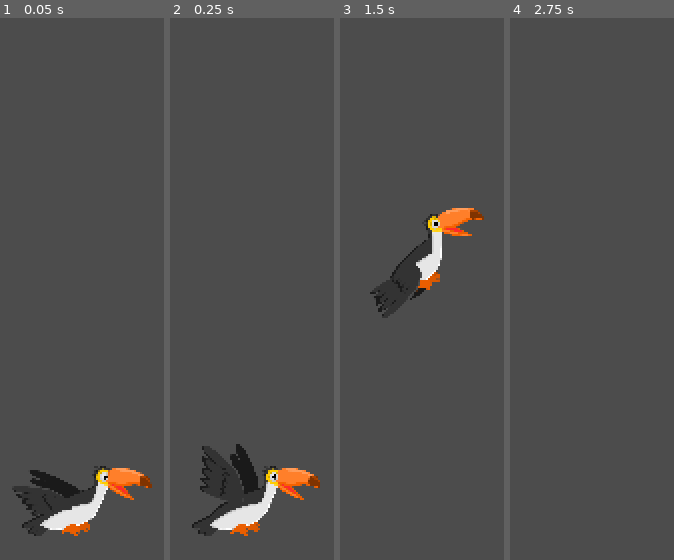
Above: before the commit, frames 1-4 (left to right).
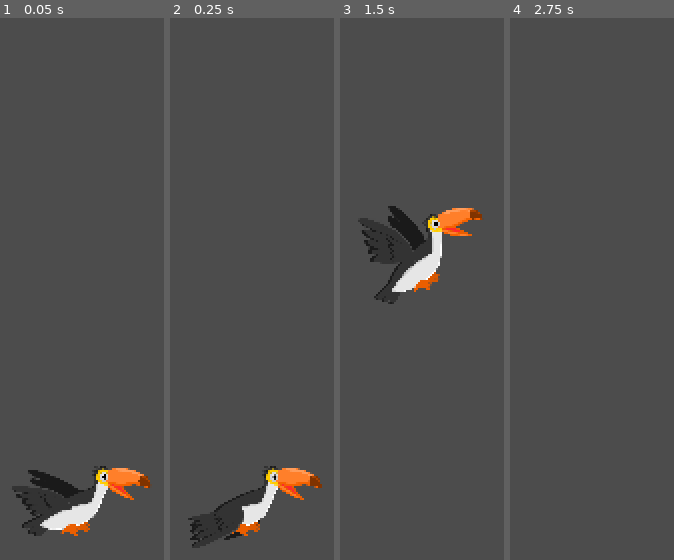
Above: after the commit, the same moments.

Repository: benfernandes/gamejam-august-2020
Game: Godot game, scene res://flappy-bird/Players/HardPlayer.tscn
Two runs of this game, one before a commit and one after it. Both use one fixed random seed, a clock stepped at 60 frames per second and the inputs below. This scene is started directly instead of the project's main scene.
Inputs (mouse positions are in pixels of both pictures, inside the frame that each line leads up to):
- Up to frame 1 (0.05 s): no input
- Up to frame 2 (0.25 s): no input
- Up to frame 3 (1.5 s): move the mouse to (outside the picture) at 0.52 s; hold Right (ui_right) 0.53-1.28 s; click (outside the picture) at 0.67 s; tap Space (flap) at 0.77, 1.07 s; move the mouse to (outside the picture) at 1.27 s; hold Left (ui_left) from 1.28 s (still down)
- Up to frame 4 (2.75 s): tap Space (flap) at 1.52, 1.82 s; move the mouse to (outside the picture) at 2.02 s; release Left (ui_left) at 2.03 s; hold Right (ui_right) from 2.03 s (still down)

The runs differ from the first frame. In frame 1, 0.3% of the frame differs, in the area x 9-93%, y 83-96%; in frame 2, 3.9%, in the area x 10-93%, y 78-98%; in frame 3, 3.9%; in frame 4, nothing differs.

Commit message:
Fix hatching bird type

Diff:
--- a/flappy-bird/Players/HardPlayer.tscn
+++ b/flappy-bird/Players/HardPlayer.tscn
@@ -47,7 +47,7 @@
 position = Vector2( -6.78784, -3.40442 )
 scale = Vector2( 0.1, 0.1 )
 frames = SubResource( 5 )
-frame = 3
+frame = 1
 playing = true
 
 [node name="CollisionShape2D" type="CollisionShape2D" parent="."]
--- a/hatching/Hatching.tscn
+++ b/hatching/Hatching.tscn
@@ -6,6 +6,7 @@
 [ext_resource path="res://hatching/Hatching.gd" type="Script" id=4]
 [ext_resource path="res://assets/basic-bird-flying-right.svg" type="Texture" id=5]
 [ext_resource path="res://assets/toucan-flying.svg" type="Texture" id=6]
+[ext_resource path="res://assets/hawk-flying.svg" type="Texture" id=7]
 
 [sub_resource type="Curve2D" id=1]
 _data = {
@@ -35,6 +36,34 @@
 [sub_resource type="SpriteFrames" id=6]
 animations = [ {
 "frames": [ SubResource( 2 ), SubResource( 3 ), SubResource( 4 ), SubResource( 5 ) ],
+"loop": true,
+"name": "default",
+"speed": 5.0
+} ]
+
+[sub_resource type="AtlasTexture" id=19]
+flags = 4
+atlas = ExtResource( 7 )
+region = Rect2( 0, 0, 755, 604 )
+
+[sub_resource type="AtlasTexture" id=20]
+flags = 4
+atlas = ExtResource( 7 )
+region = Rect2( 755, 0, 755, 604 )
+
+[sub_resource type="AtlasTexture" id=21]
+flags = 4
+atlas = ExtResource( 7 )
+region = Rect2( 1510, 0, 755, 604 )
+
+[sub_resource type="AtlasTexture" id=22]
+flags = 4
+atlas = ExtResource( 7 )
+region = Rect2( 2265, 0, 755, 604 )
+
+[sub_resource type="SpriteFrames" id=23]
+animations = [ {
+"frames": [ SubResource( 19 ), SubResource( 20 ), SubResource( 21 ), SubResource( 22 ) ],
 "loop": true,
 "name": "default",
 "speed": 5.0
@@ -146,14 +175,13 @@
 rotation = 1.47863
 scale = Vector2( 0.15, 0.15 )
 frames = SubResource( 6 )
-frame = 3
 playing = true
 
 [node name="MediumBird" type="AnimatedSprite" parent="Path2D/Follow"]
 position = Vector2( 1.18359, 6.79419 )
 rotation = 1.47863
 scale = Vector2( 0.15, 0.15 )
-frames = SubResource( 11 )
+frames = SubResource( 23 )
 frame = 2
 playing = true
 
@@ -162,7 +190,7 @@
 rotation = 1.47863
 scale = Vector2( 0.15, 0.15 )
 frames = SubResource( 11 )
-frame = 2
+frame = 3
 playing = true
 
 [node name="Egg" type="AnimatedSprite" parent="."]
Not shown: 1 places in hatching/Hatching.tscn that only renumber resources
